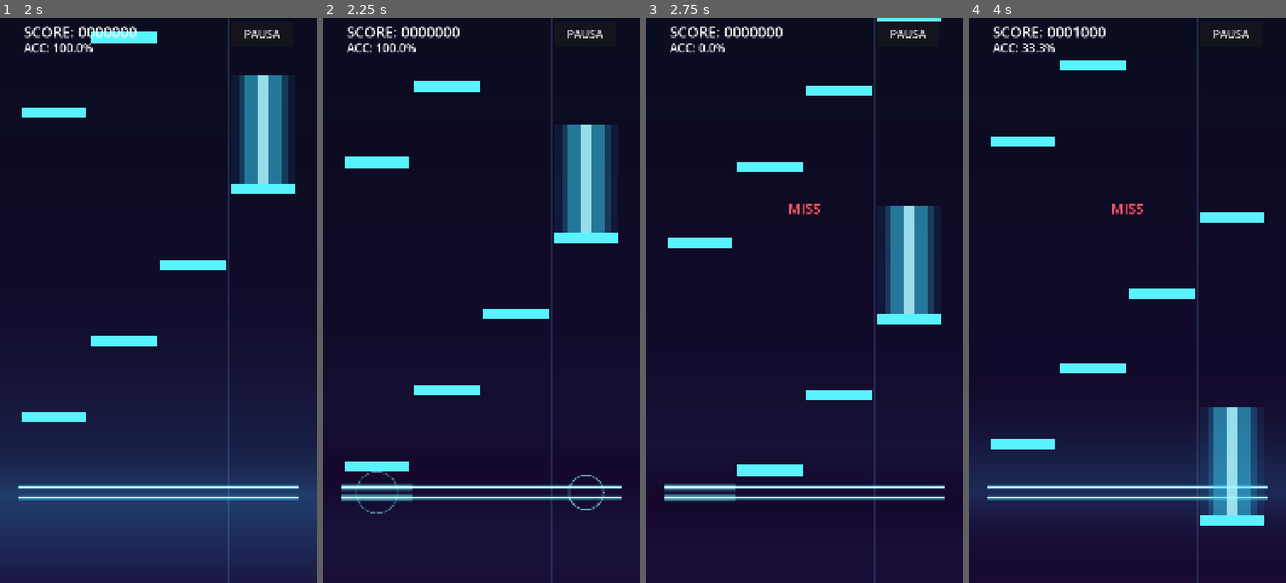
Above: before the commit, frames 1-4 (left to right).
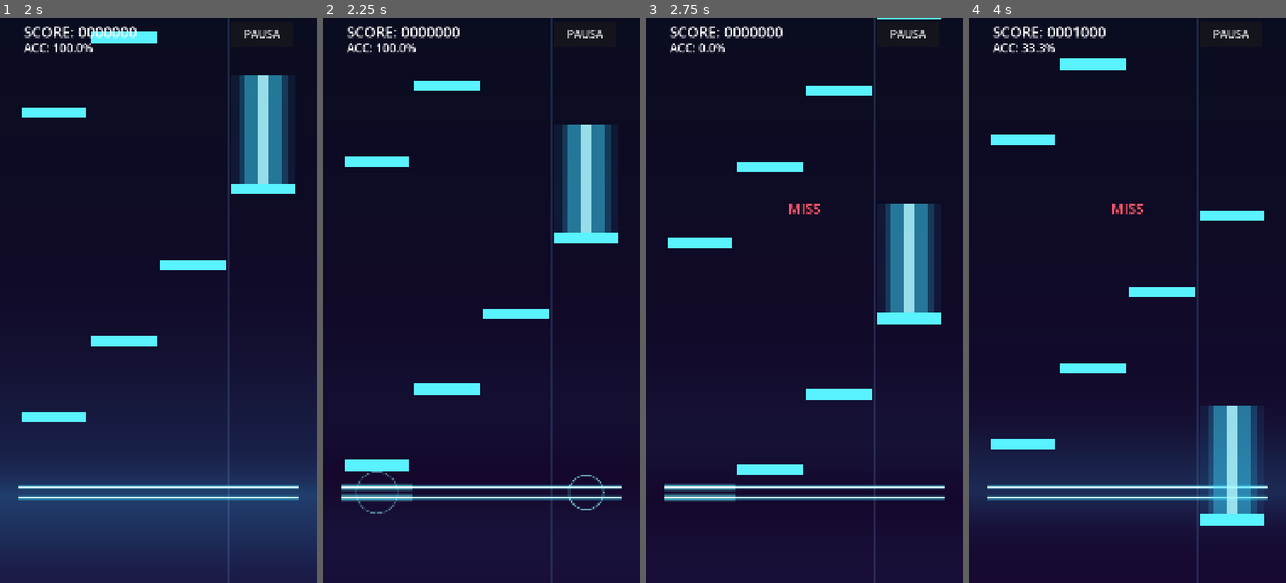
Above: after the commit, the same moments.

Repository: Carrillo524/FeelYourBeats
Game: Godot game, scene res://ui/game_session.tscn
Same seed, same stepped clock (60 frames per second), same inputs: the game is played once before the commit and once after it. This scene is started directly instead of the project's main scene.
Inputs (mouse positions are in pixels of both pictures, inside the frame that each line leads up to):
- Up to frame 1 (2 s): tap Enter at 0.5 s; move the mouse to (228, 272) at 0.52 s; hold D 0.53-1.28 s; tap F at 0.6 s; click (228, 272) at 0.67 s; move the mouse to (95, 328) at 1.27 s; tap J at 1.35 s; click (95, 328) at 1.42 s
- Up to frame 2 (2.25 s): move the mouse to (513, 176) at 2.02 s; hold D from 2.03 s (still down); tap K at 2.1 s; click (513, 176) at 2.17 s
- Up to frame 3 (2.75 s): keep holding D
- Up to frame 4 (4 s): move the mouse to (1111, 413) at 2.77 s; tap F at 2.85 s; click (1111, 413) at 2.92 s; move the mouse to (1222, 385) at 3.52 s; release D at 3.53 s; tap J at 3.6 s; click (1222, 385) at 3.67 s

Frame 1 is identical in both runs. In frame 2, 0.3% of the frame differs, in the area x 6-50%, y 12-79%; in frame 3, 0.3%; in frame 4, 0.6%, in the area x 6-94%, y 7-88%.

Commit message:
perf(gameplay,audio): interpolate visual song clock per render frame to eliminate high-speed note judder

Diff:
--- a/core/audio/dsp_clock.gd
+++ b/core/audio/dsp_clock.gd
@@ -2,18 +2,26 @@
 extends Node
 
 signal dsp_time_updated(current_time_sec: float)
+signal visual_time_updated(visual_time_sec: float)
 signal beat_pulsed(beat_index: int, beat_time_sec: float)
 signal intensity_changed(block: IntensityBlock)
 signal playback_finished()
 
 const USEC_TO_SEC: float = 0.000001
 const SECONDS_PER_MINUTE: float = 60.0
+const VISUAL_PHASE_LOCK_TOLERANCE_SEC: float = 0.006
+const VISUAL_SOFT_CORRECTION_RATE: float = 8.0
+const VISUAL_HARD_CORRECTION_RATE: float = 20.0
+const VISUAL_SNAP_THRESHOLD_SEC: float = 0.045
+const MAX_VISUAL_FRAME_DELTA_SEC: float = 0.05
 
 @export var audio_player: AudioStreamPlayer = null
 @export var user_offset_sec: float = 0.0
 @export var default_lead_in_sec: float = 2.0
 
 var current_dsp_time_sec: float = 0.0
+var _visual_time_sec: float = 0.0
+var _visual_time_initialized: bool = false
 
 var _chart: ChartData = null
 var _is_running: bool = false
@@ -64,6 +72,8 @@
 	_is_paused = false
 	_last_tick_usec = Time.get_ticks_usec()
 	current_dsp_time_sec = -effective_lead_in
+	_visual_time_sec = current_dsp_time_sec
+	_visual_time_initialized = true
 
 	var trigger_time_sec: float = _get_pre_trigger_time_sec()
 	if current_dsp_time_sec >= trigger_time_sec:
@@ -90,6 +100,8 @@
 
 	_is_paused = false
 	_last_tick_usec = Time.get_ticks_usec()
+	_visual_time_sec = current_dsp_time_sec
+	_visual_time_initialized = true
 	if not _in_lead_in and audio_player != null and audio_player.stream != null:
 		audio_player.stream_paused = false
 
@@ -99,6 +111,8 @@
 	_is_paused = false
 	_in_lead_in = false
 	current_dsp_time_sec = 0.0
+	_visual_time_sec = 0.0
+	_visual_time_initialized = false
 	_last_emitted_beat_index = -1
 	_current_block_index = 0
 	_active_intensity_block = null
@@ -117,6 +131,8 @@
 	var max_seek_sec: float = maxf(0.0, _chart.duration_sec)
 	var clamped_time_sec: float = clampf(p_time_sec, -default_lead_in_sec, max_seek_sec)
 	current_dsp_time_sec = clamped_time_sec
+	_visual_time_sec = clamped_time_sec
+	_visual_time_initialized = true
 	_last_tick_usec = Time.get_ticks_usec()
 
 	if _chart.bpm_estimate > 0.0 and clamped_time_sec >= 0.0:
@@ -152,11 +168,20 @@
 	return current_dsp_time_sec
 
 
+func get_visual_time_sec() -> float:
+	return _visual_time_sec
+
+
+func step_visual_clock_for_test(p_delta: float, p_target_dsp_time_sec: float) -> float:
+	_advance_visual_clock(p_delta, p_target_dsp_time_sec)
+	return _visual_time_sec
+
+
 func is_playing() -> bool:
 	return _is_running and not _is_paused
 
 
-func _process(_delta: float) -> void:
+func _process(p_delta: float) -> void:
 	if not _is_running or _is_paused or _chart == null:
 		return
 
@@ -188,9 +213,34 @@
 			_finalize_playback()
 			return
 
+	var visual_dt: float = p_delta if p_delta > 0.0 else elapsed_sec
+	_advance_visual_clock(visual_dt, current_dsp_time_sec)
+
 	dsp_time_updated.emit(current_dsp_time_sec)
+	visual_time_updated.emit(_visual_time_sec)
 	_evaluate_beats()
 	_evaluate_intensity_blocks()
+
+
+func _advance_visual_clock(p_delta: float, p_target_dsp_time_sec: float) -> void:
+	var dt: float = clampf(p_delta, 0.0, MAX_VISUAL_FRAME_DELTA_SEC)
+	if not _visual_time_initialized:
+		_visual_time_sec = p_target_dsp_time_sec
+		_visual_time_initialized = true
+		return
+
+	var predicted_sec: float = _visual_time_sec + dt
+	var phase_error_sec: float = p_target_dsp_time_sec - predicted_sec
+	var abs_error_sec: float = absf(phase_error_sec)
+
+	if abs_error_sec >= VISUAL_SNAP_THRESHOLD_SEC:
+		_visual_time_sec = p_target_dsp_time_sec
+	elif abs_error_sec <= VISUAL_PHASE_LOCK_TOLERANCE_SEC:
+		var soft_alpha: float = clampf(VISUAL_SOFT_CORRECTION_RATE * dt, 0.0, 1.0)
+		_visual_time_sec = lerpf(predicted_sec, p_target_dsp_time_sec, soft_alpha)
+	else:
+		var pull_alpha: float = clampf(VISUAL_HARD_CORRECTION_RATE * dt, 0.0, 1.0)
+		_visual_time_sec = lerpf(predicted_sec, p_target_dsp_time_sec, pull_alpha)
 
 
 func _ensure_audio_player() -> void:
@@ -264,9 +314,11 @@
 func _finalize_playback() -> void:
 	if _chart != null and _chart.duration_sec > 0.0:
 		current_dsp_time_sec = maxf(current_dsp_time_sec, _chart.duration_sec)
+	_visual_time_sec = current_dsp_time_sec
 	_evaluate_beats()
 	_evaluate_intensity_blocks()
 	dsp_time_updated.emit(current_dsp_time_sec)
+	visual_time_updated.emit(_visual_time_sec)
 	_is_running = false
 	_is_paused = false
 	_in_lead_in = false
--- a/gameplay/lane_field.gd
+++ b/gameplay/lane_field.gd
@@ -58,6 +58,7 @@
 var _hit_line_y: float = DEFAULT_PLAY_HEIGHT * 0.84
 var _lane_width: float = DEFAULT_PLAY_WIDTH / float(DEFAULT_LANE_COUNT)
 var _current_dsp_time_sec: float = 0.0
+var _visual_time_sec: float = 0.0
 var _next_spawn_index: int = 0
 var _free_pool: Array[NoteView] = []
 var _active_views: Array[NoteView] = []
@@ -90,6 +91,12 @@
 func _process(p_delta: float) -> void:
 	var dt: float = maxf(0.0, p_delta)
 	var needs_redraw: bool = false
+
+	if _chart != null and dsp_clock != null and dsp_clock.is_playing():
+		_visual_time_sec = dsp_clock.get_visual_time_sec()
+		_ensure_pool()
+		_spawn_visible_notes(_visual_time_sec)
+		_update_and_cull_active_views(_visual_time_sec)
 
 	var any_holding: bool = false
 	var lane_count: int = _get_active_lane_count()
@@ -308,6 +315,7 @@
 	_reset_lane_visual_states()
 	_chart = p_chart
 	_next_spawn_index = 0
+	_visual_time_sec = dsp_clock.get_visual_time_sec() if dsp_clock != null else 0.0
 	queue_redraw()
 	return true
 
@@ -330,14 +338,16 @@
 		if note != null:
 			view.lane_width = _lane_width
 			view.scroll_speed_px_per_sec = scroll_speed_px_per_sec
+			view.set_speed_multiplier(_speed_multiplier)
 			var is_holding: bool = hit_judge != null and hit_judge.is_note_actively_held(note)
-			view.update_position(_current_dsp_time_sec, _hit_line_y, is_holding)
+			view.update_position(_visual_time_sec, _hit_line_y, is_holding)
 
 	queue_redraw()
 
 
 func update_field_at_time(p_dsp_time_sec: float) -> void:
 	_current_dsp_time_sec = p_dsp_time_sec
+	_visual_time_sec = p_dsp_time_sec
 
 	if hit_judge != null:
 		hit_judge.update_dsp_time(p_dsp_time_sec)
@@ -346,8 +356,14 @@
 		return
 
 	_ensure_pool()
-	_spawn_visible_notes(p_dsp_time_sec)
-	_update_and_cull_active_views(p_dsp_time_sec)
+	_spawn_visible_notes(_visual_time_sec)
+	_update_and_cull_active_views(_visual_time_sec)
+
+
+func _on_dsp_time_updated(p_dsp_time_sec: float) -> void:
+	_current_dsp_time_sec = p_dsp_time_sec
+	if hit_judge != null:
+		hit_judge.update_dsp_time(p_dsp_time_sec)
 
 
 func set_speed_multiplier(p_multiplier: int) -> void:
@@ -361,8 +377,9 @@
 		var note: NoteData = view.note_data
 		if note != null:
 			view.scroll_speed_px_per_sec = scroll_speed_px_per_sec
+			view.set_speed_multiplier(_speed_multiplier)
 			var is_holding: bool = hit_judge != null and hit_judge.is_note_actively_held(note)
-			view.update_position(_current_dsp_time_sec, _hit_line_y, is_holding)
+			view.update_position(_visual_time_sec, _hit_line_y, is_holding)
 
 
 func get_speed_multiplier() -> int:
@@ -418,8 +435,8 @@
 			screen_safe_adapter.safe_play_rect_changed.connect(apply_safe_layout)
 
 	if dsp_clock != null:
-		if not dsp_clock.dsp_time_updated.is_connected(update_field_at_time):
-			dsp_clock.dsp_time_updated.connect(update_field_at_time)
+		if not dsp_clock.dsp_time_updated.is_connected(_on_dsp_time_updated):
+			dsp_clock.dsp_time_updated.connect(_on_dsp_time_updated)
 
 	if input_adapter != null:
 		if not input_adapter.touch_ripple_triggered.is_connected(_on_touch_ripple_triggered):
@@ -663,7 +680,7 @@
 			continue
 
 		var view: NoteView = _acquire_note_view()
-		view.setup(candidate, _lane_width, safe_speed)
+		view.setup(candidate, _lane_width, safe_speed, _speed_multiplier)
 		var is_holding: bool = hit_judge != null and hit_judge.is_note_actively_held(candidate)
 		view.update_position(p_dsp_time_sec, _hit_line_y, is_holding)
 		_active_views.append(view)
--- a/gameplay/note_view.gd
+++ b/gameplay/note_view.gd
@@ -11,6 +11,10 @@
 const HOLD_OUTER_GLOW_ACTIVE_SCALE: float = 2.18
 const HOLD_PULSE_FREQ_RAD: float = 20.0
 
+const MOTION_FEATHER_MIN_MULTIPLIER: int = 3
+const MOTION_FEATHER_INNER_COLOR: Color = Color(0.45, 0.96, 1.0, 0.16)
+const MOTION_FEATHER_OUTER_COLOR: Color = Color(0.32, 0.88, 1.0, 0.07)
+
 const HOLD_BODY_IDLE_COLOR: Color = Color(0.24, 0.86, 1.0, 0.38)
 const HOLD_BODY_ACTIVE_COLOR: Color = Color(0.38, 0.98, 0.92, 0.54)
 const HOLD_CORE_BEAM_IDLE_COLOR: Color = Color(0.72, 0.98, 1.0, 0.78)
@@ -22,15 +26,19 @@
 
 var note_data: NoteData = null
 var lane_width: float = 200.0
-var scroll_speed_px_per_sec: float = 1100.0
+var scroll_speed_px_per_sec: float = 550.0
+var speed_multiplier: int = 1
 
 var _hold_outer_glow_rect: ColorRect = null
 var _hold_inner_glow_rect: ColorRect = null
 var _hold_body_rect: ColorRect = null
 var _hold_core_beam_rect: ColorRect = null
+var _motion_feather_outer_rect: ColorRect = null
+var _motion_feather_inner_rect: ColorRect = null
 var _head_rect: ColorRect = null
 var _current_tail_height_px: float = 0.0
 var _current_outer_glow_width_px: float = 0.0
+var _current_motion_feather_height_px: float = 0.0
 
 
 func _init() -> void:
@@ -42,11 +50,17 @@
 	_ensure_visual_nodes()
 
 
-func setup(p_note: NoteData, p_lane_width: float, p_scroll_speed_px_per_sec: float) -> void:
+func setup(
+	p_note: NoteData,
+	p_lane_width: float,
+	p_scroll_speed_px_per_sec: float,
+	p_speed_multiplier: int = 1
+) -> void:
 	_ensure_visual_nodes()
 	note_data = p_note
 	lane_width = maxf(1.0, p_lane_width)
 	scroll_speed_px_per_sec = maxf(1.0, p_scroll_speed_px_per_sec)
+	speed_multiplier = maxi(1, p_speed_multiplier)
 
 	if note_data == null:
 		reset_for_pool()
@@ -68,7 +82,15 @@
 	else:
 		_hide_and_clear_hold_layers()
 
+	_update_motion_feather(visual_width, false)
 	visible = true
+
+
+func set_speed_multiplier(p_multiplier: int) -> void:
+	speed_multiplier = maxi(1, p_multiplier)
+	if note_data != null:
+		var visual_width: float = maxf(4.0, lane_width - (HORIZONTAL_PADDING_PX * 2.0))
+		_update_motion_feather(visual_width, false)
 
 
 func update_position(p_dsp_time_sec: float, p_hit_line_y: float, p_is_holding: bool = false) -> void:
@@ -77,6 +99,7 @@
 
 	position.x = float(note_data.lane) * lane_width
 	var pulse_phase: float = (sin(p_dsp_time_sec * HOLD_PULSE_FREQ_RAD) * 0.5 + 0.5) if p_is_holding else 0.0
+	var visual_width: float = maxf(4.0, lane_width - (HORIZONTAL_PADDING_PX * 2.0))
 
 	if p_is_holding and note_data.is_hold():
 		position.y = p_hit_line_y
@@ -84,18 +107,22 @@
 		var remaining_sec: float = maxf(0.0, end_time_sec - p_dsp_time_sec)
 		var remaining_tail_height_px: float = remaining_sec * scroll_speed_px_per_sec
 		_update_hold_body_geometry(remaining_tail_height_px, true, pulse_phase)
+		_update_motion_feather(visual_width, true)
 	else:
 		position.y = p_hit_line_y - (note_data.time_sec - p_dsp_time_sec) * scroll_speed_px_per_sec
 		if note_data.is_hold():
 			var full_tail_height_px: float = maxf(0.0, note_data.duration_sec) * scroll_speed_px_per_sec
 			_update_hold_body_geometry(full_tail_height_px, false, 0.0)
+		_update_motion_feather(visual_width, false)
 
 
 func reset_for_pool() -> void:
 	note_data = null
+	speed_multiplier = 1
 	visible = false
 	position = Vector2.ZERO
 	_hide_and_clear_hold_layers()
+	_hide_and_clear_motion_feather()
 
 
 func get_tail_height_px() -> float:
@@ -117,6 +144,19 @@
 	)
 
 
+func is_motion_feather_visible() -> bool:
+	return (
+		_motion_feather_outer_rect != null
+		and _motion_feather_outer_rect.visible
+		and _motion_feather_inner_rect != null
+		and _motion_feather_inner_rect.visible
+	)
+
+
+func get_motion_feather_height_px() -> float:
+	return _current_motion_feather_height_px
+
+
 func _ensure_visual_nodes() -> void:
 	if _hold_outer_glow_rect == null:
 		_hold_outer_glow_rect = ColorRect.new()
@@ -149,6 +189,22 @@
 		_hold_core_beam_rect.color = HOLD_CORE_BEAM_IDLE_COLOR
 		_hold_core_beam_rect.visible = false
 		add_child(_hold_core_beam_rect)
+
+	if _motion_feather_outer_rect == null:
+		_motion_feather_outer_rect = ColorRect.new()
+		_motion_feather_outer_rect.name = "MotionFeatherOuterRect"
+		_motion_feather_outer_rect.mouse_filter = Control.MOUSE_FILTER_IGNORE
+		_motion_feather_outer_rect.color = MOTION_FEATHER_OUTER_COLOR
+		_motion_feather_outer_rect.visible = false
+		add_child(_motion_feather_outer_rect)
+
+	if _motion_feather_inner_rect == null:
+		_motion_feather_inner_rect = ColorRect.new()
+		_motion_feather_inner_rect.name = "MotionFeatherInnerRect"
+		_motion_feather_inner_rect.mouse_filter = Control.MOUSE_FILTER_IGNORE
+		_motion_feather_inner_rect.color = MOTION_FEATHER_INNER_COLOR
+		_motion_feather_inner_rect.visible = false
+		add_child(_motion_feather_inner_rect)
 
 	if _head_rect == null:
 		_head_rect = ColorRect.new()
@@ -175,6 +231,37 @@
 		_hold_core_beam_rect.size = Vector2.ZERO
 
 
+func _hide_and_clear_motion_feather() -> void:
+	_current_motion_feather_height_px = 0.0
+	if _motion_feather_outer_rect != null:
+		_motion_feather_outer_rect.visible = false
+		_motion_feather_outer_rect.size = Vector2.ZERO
+	if _motion_feather_inner_rect != null:
+		_motion_feather_inner_rect.visible = false
+		_motion_feather_inner_rect.size = Vector2.ZERO
+
+
+func _update_motion_feather(p_visual_width: float, p_is_holding: bool) -> void:
+	if p_is_holding or speed_multiplier < MOTION_FEATHER_MIN_MULTIPLIER:
+		_hide_and_clear_motion_feather()
+		return
+
+	var head_top_y: float = -DEFAULT_HEAD_HEIGHT_PX * 0.5
+	var inner_h: float = clampf(scroll_speed_px_per_sec * 0.014, 16.0, 38.0)
+	var outer_h: float = inner_h * 1.95
+	_current_motion_feather_height_px = outer_h
+
+	_motion_feather_inner_rect.position = Vector2(HORIZONTAL_PADDING_PX, head_top_y - inner_h)
+	_motion_feather_inner_rect.size = Vector2(p_visual_width, inner_h)
+	_motion_feather_inner_rect.visible = true
+
+	var outer_width: float = maxf(4.0, p_visual_width * 0.92)
+	var outer_x: float = (lane_width - outer_width) * 0.5
+	_motion_feather_outer_rect.position = Vector2(outer_x, head_top_y - outer_h)
+	_motion_feather_outer_rect.size = Vector2(outer_width, outer_h)
+	_motion_feather_outer_rect.visible = true
+
+
 func _update_hold_body_geometry(
 	p_tail_height_px: float,
 	p_is_holding: bool = false,
Not shown, changed: specs/05_gameplay_core.md
